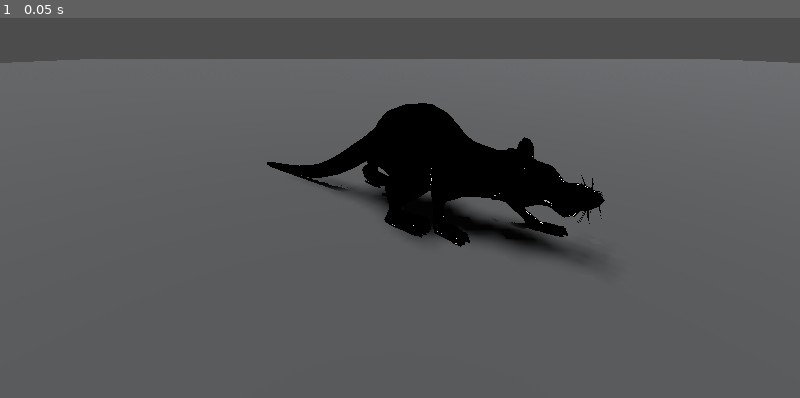
Above: before the commit, frame 1.
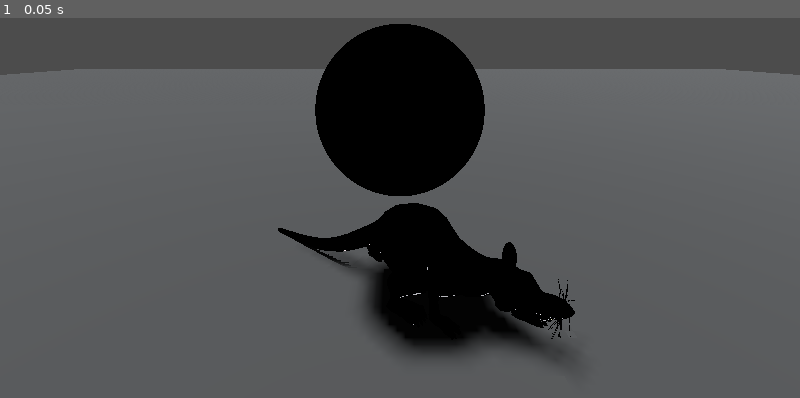
Above: after the commit, the same moment.

Repository: gdquest-demos/godot-shaders
Game: Godot game, scene res://Demos/AdvancedToonDemo.tscn
Same seed, same stepped clock (60 frames per second), same inputs: the game is played once before the commit and once after it. The project has no main scene, so this scene is started directly.
Inputs:
- Up to frame 1 (0.05 s): no input

The runs differ from the first frame. In frame 1, 18% of the frame differs, in the area x 0-100%, y 1-91%.

Commit message:
Improved lit outline

Diff:
--- a/godot/Demos/AdvancedToonDemo.tscn
+++ b/godot/Demos/AdvancedToonDemo.tscn
@@ -9,6 +9,8 @@
 
 [sub_resource type="World" id=1]
 
+[sub_resource type="SphereMesh" id=17]
+
 [sub_resource type="Environment" id=2]
 glow_levels/4 = true
 glow_levels/6 = true
@@ -41,14 +43,14 @@
 [sub_resource type="ViewportTexture" id=10]
 viewport_path = NodePath("LightData/Viewport")
 
-[sub_resource type="Gradient" id=15]
+[sub_resource type="Gradient" id=11]
 offsets = PoolRealArray( 0.506098, 0.542683 )
 colors = PoolColorArray( 1, 1, 1, 1, 0, 0, 0, 1 )
 
-[sub_resource type="GradientTexture" id=16]
-gradient = SubResource( 15 )
-
-[sub_resource type="ShaderMaterial" id=11]
+[sub_resource type="GradientTexture" id=12]
+gradient = SubResource( 11 )
+
+[sub_resource type="ShaderMaterial" id=13]
 next_pass = SubResource( 3 )
 shader = ExtResource( 3 )
 shader_param/base_color = Color( 1, 1, 1, 1 )
@@ -56,16 +58,16 @@
 shader_param/fill_light_color = Color( 0, 0, 0, 1 )
 shader_param/kick_light_color = Color( 0.882353, 0.941176, 0.945098, 1 )
 shader_param/shadow_color = Color( 0.0862745, 0.164706, 0.231373, 1 )
-shader_param/world_camera_position = Vector3( 0, 2.03908, 3.98533 )
+shader_param/world_camera_position = Vector3( 0, 3.43058, 3.98533 )
 shader_param/lit_outline_factor = 12.0
 shader_param/light_data = SubResource( 10 )
 shader_param/key_light_ramp = SubResource( 7 )
 shader_param/fill_light_ramp = SubResource( 5 )
 shader_param/kick_light_ramp = SubResource( 9 )
-shader_param/outline_ramp = SubResource( 16 )
+shader_param/outline_ramp = SubResource( 12 )
 shader_param/base_color_texture = ExtResource( 4 )
 
-[sub_resource type="ShaderMaterial" id=12]
+[sub_resource type="ShaderMaterial" id=14]
 next_pass = SubResource( 3 )
 shader = ExtResource( 3 )
 shader_param/base_color = Color( 1, 1, 1, 1 )
@@ -73,20 +75,70 @@
 shader_param/fill_light_color = Color( 0, 0, 0, 1 )
 shader_param/kick_light_color = Color( 0.882353, 0.941176, 0.945098, 1 )
 shader_param/shadow_color = Color( 0.0941176, 0.160784, 0.219608, 1 )
-shader_param/world_camera_position = Vector3( 0, 2.03908, 3.98533 )
+shader_param/world_camera_position = Vector3( 0, 3.43058, 3.98533 )
 shader_param/lit_outline_factor = 2.0
 shader_param/light_data = SubResource( 10 )
 shader_param/key_light_ramp = SubResource( 7 )
 shader_param/fill_light_ramp = SubResource( 5 )
 shader_param/kick_light_ramp = SubResource( 9 )
-shader_param/outline_ramp = SubResource( 16 )
+shader_param/outline_ramp = SubResource( 12 )
 shader_param/base_color_texture = ExtResource( 5 )
 
-[sub_resource type="PlaneMesh" id=13]
+[sub_resource type="PlaneMesh" id=15]
 size = Vector2( 100, 100 )
 
-[sub_resource type="SpatialMaterial" id=14]
+[sub_resource type="SpatialMaterial" id=16]
 albedo_color = Color( 0.341176, 0.34902, 0.356863, 1 )
+
+[sub_resource type="ShaderMaterial" id=28]
+shader = ExtResource( 6 )
+shader_param/thickness = 0.02
+shader_param/outline_color = Color( 0, 0, 0, 1 )
+
+[sub_resource type="Gradient" id=24]
+offsets = PoolRealArray( 0.14881, 0.815476 )
+
+[sub_resource type="GradientTexture" id=25]
+gradient = SubResource( 24 )
+
+[sub_resource type="Gradient" id=18]
+offsets = PoolRealArray( 0.2, 0.283333 )
+
+[sub_resource type="GradientTexture" id=19]
+gradient = SubResource( 18 )
+
+[sub_resource type="Gradient" id=26]
+offsets = PoolRealArray( 0.214286, 0.291667 )
+
+[sub_resource type="GradientTexture" id=27]
+gradient = SubResource( 26 )
+
+[sub_resource type="ViewportTexture" id=20]
+viewport_path = NodePath("LightData/Viewport")
+
+[sub_resource type="Gradient" id=22]
+offsets = PoolRealArray( 0.470238, 0.511905 )
+colors = PoolColorArray( 1, 1, 1, 1, 0, 0, 0, 1 )
+
+[sub_resource type="GradientTexture" id=23]
+gradient = SubResource( 22 )
+
+[sub_resource type="ShaderMaterial" id=21]
+resource_local_to_scene = true
+next_pass = SubResource( 28 )
+shader = ExtResource( 3 )
+shader_param/base_color = Color( 1, 1, 1, 1 )
+shader_param/key_light_color = Color( 1, 1, 1, 1 )
+shader_param/fill_light_color = Color( 0, 0, 0, 1 )
+shader_param/kick_light_color = Color( 0, 0, 0, 1 )
+shader_param/shadow_color = Color( 0, 0, 0, 1 )
+shader_param/world_camera_position = Vector3( 0, 3.431, 3.985 )
+shader_param/lit_outline_factor = 1.0
+shader_param/light_data = SubResource( 20 )
+shader_param/key_light_ramp = SubResource( 19 )
+shader_param/fill_light_ramp = SubResource( 25 )
+shader_param/kick_light_ramp = SubResource( 27 )
+shader_param/outline_ramp = SubResource( 23 )
 
 [node name="AdvancedToonDemo" type="Spatial"]
 
@@ -112,7 +164,7 @@
 transform = Transform( 0.537255, 0, 0.84342, 0, 1, 0, -0.84342, 0, 0.537255, 0, 0, 0 )
 
 [node name="KeyLight" type="DirectionalLight" parent="LightData/Viewport"]
-transform = Transform( 0.350045, -0.910924, 0.218372, 0.777761, 0.412557, 0.474221, -0.52207, 0.00384295, 0.852894, 3.68834, 1.90977, 0.178915 )
+transform = Transform( 0.282077, -0.881274, 0.379196, 0.743702, 0.450549, 0.493876, -0.606086, 0.142697, 0.782494, 3.68834, 1.90977, 0.178915 )
 light_color = Color( 1, 0, 0, 1 )
 
 [node name="FillLight" type="DirectionalLight" parent="LightData/Viewport"]
@@ -126,8 +178,13 @@
 light_specular = 0.0
 
 [node name="Camera" type="Camera" parent="LightData/Viewport"]
-transform = Transform( 1, 0, 0, 0, 0.92941, 0.369049, 0, -0.369049, 0.92941, 0, 2.03908, 3.98533 )
+transform = Transform( 1, 0, 0, 0, 0.92941, 0.369049, 0, -0.369049, 0.92941, 0, 3.43058, 3.98533 )
 current = true
+
+[node name="MeshInstance2" type="MeshInstance" parent="LightData/Viewport"]
+transform = Transform( 1, 0, 0, 0, 1, 0, 0, 0, 1, 0, 2.63614, 0 )
+mesh = SubResource( 17 )
+material/0 = null
 
 [node name="WorldEnvironment" type="WorldEnvironment" parent="."]
 environment = SubResource( 2 )
@@ -135,17 +192,17 @@
 [node name="rat" parent="." instance=ExtResource( 1 )]
 transform = Transform( 0.537255, 0, 0.84342, 0, 1, 0, -0.84342, 0, 0.537255, 0, 0, 0 )
 script = ExtResource( 2 )
-body_material = SubResource( 11 )
-eyes_material = SubResource( 12 )
-head_material = SubResource( 12 )
-teeth_material = SubResource( 12 )
+body_material = SubResource( 13 )
+eyes_material = SubResource( 14 )
+head_material = SubResource( 14 )
+teeth_material = SubResource( 14 )
 light_data = SubResource( 10 )
 
 [node name="RemoteTransform" type="RemoteTransform" parent="rat"]
 remote_path = NodePath("../../LightData/Viewport/rat")
 
 [node name="Camera" type="Camera" parent="."]
-transform = Transform( 1, 0, 0, 0, 0.92941, 0.369049, 0, -0.369049, 0.92941, 0, 2.03908, 3.98533 )
+transform = Transform( 1, 0, 0, 0, 0.92941, 0.369049, 0, -0.369049, 0.92941, 0, 3.43058, 3.98533 )
 current = true
 
 [node name="RemoteTransform" type="RemoteTransform" parent="Camera"]
@@ -153,7 +210,7 @@
 remote_path = NodePath("../../LightData/Viewport/Camera")
 
 [node name="KeyLight" type="DirectionalLight" parent="."]
-transform = Transform( 0.350045, -0.910924, 0.218372, 0.777761, 0.412557, 0.474221, -0.52207, 0.00384295, 0.852894, 3.68834, 1.90977, 0.178915 )
+transform = Transform( 0.282077, -0.881274, 0.379196, 0.743702, 0.450549, 0.493876, -0.606086, 0.142697, 0.782494, 3.68834, 1.90977, 0.178915 )
 layers = 0
 light_cull_mask = 4294967294
 
@@ -178,5 +235,10 @@
 
 [node name="Floor" type="MeshInstance" parent="."]
 transform = Transform( 1, 0, 0, 0, 1, 0, 0, 0, 1, 0.0020504, -0.0073359, 0.00449657 )
-mesh = SubResource( 13 )
-material/0 = SubResource( 14 )
+mesh = SubResource( 15 )
+material/0 = SubResource( 16 )
+
+[node name="MeshInstance" type="MeshInstance" parent="."]
+transform = Transform( 1, 0, 0, 0, 1, 0, 0, 0, 1, 0, 2.63614, 0 )
+mesh = SubResource( 17 )
+material/0 = SubResource( 21 )
--- a/godot/Shaders/AdvancedToonBase.shader
+++ b/godot/Shaders/AdvancedToonBase.shader
@@ -21,11 +21,10 @@
 
 uniform float lit_outline_factor = 1.0;
 
-varying float fresnel_term;
+varying vec3 world_pos;
 
 void vertex() {
-	vec3 eye_normal = normalize(VERTEX - world_camera_position);
-	fresnel_term = -0.5 + 0.5 * pow(1.0 + dot(eye_normal, NORMAL), 32.0);
+	world_pos = VERTEX;
 }
 
 void fragment() {
@@ -53,7 +52,9 @@
 	out_color += kick_light_value * kick_light_color.rgb;
 
 	//Outline
-	float fresnel_factor = pow(fresnel_term, diffuse.r * 16.0);
+	vec3 eye_normal = normalize(world_pos - world_camera_position);
+	float fresnel_term = 0.0 + 0.5 * pow(1.0 + dot(eye_normal, NORMAL), 32.0);
+	float fresnel_factor = pow(fresnel_term, diffuse.r * 12.0);
 	float outline_amount = texture(outline_ramp, normalize(vec2(fresnel_factor, 0))).r;
 
 	out_color = mix(vec3(0.0), out_color, outline_amount);
Not shown: 1 places in godot/Demos/AdvancedToonDemo.tscn that only renumber resources
